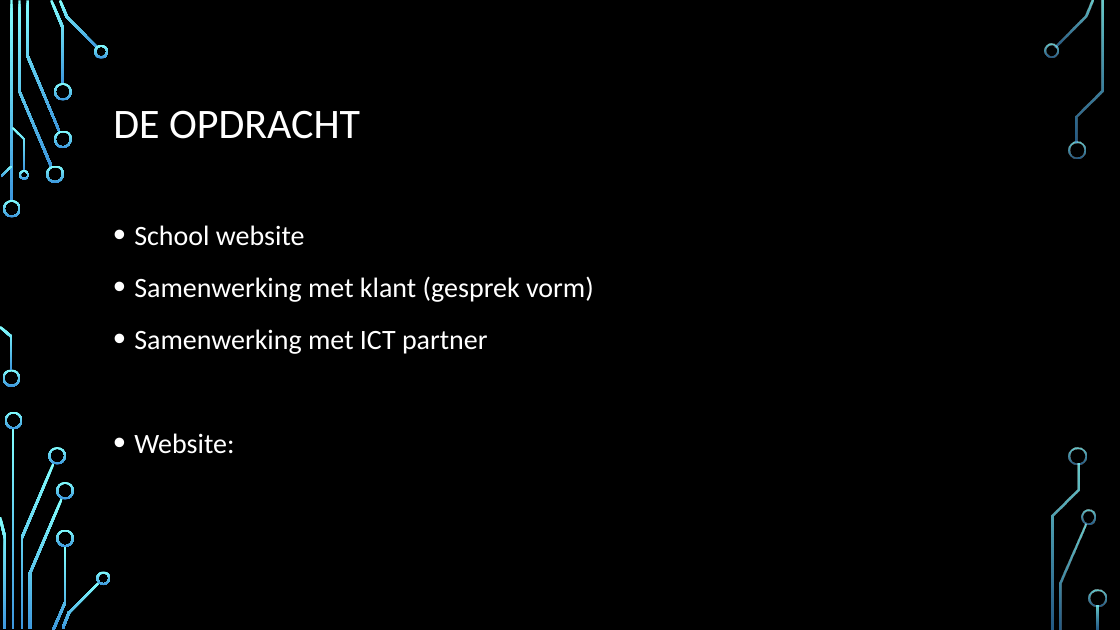
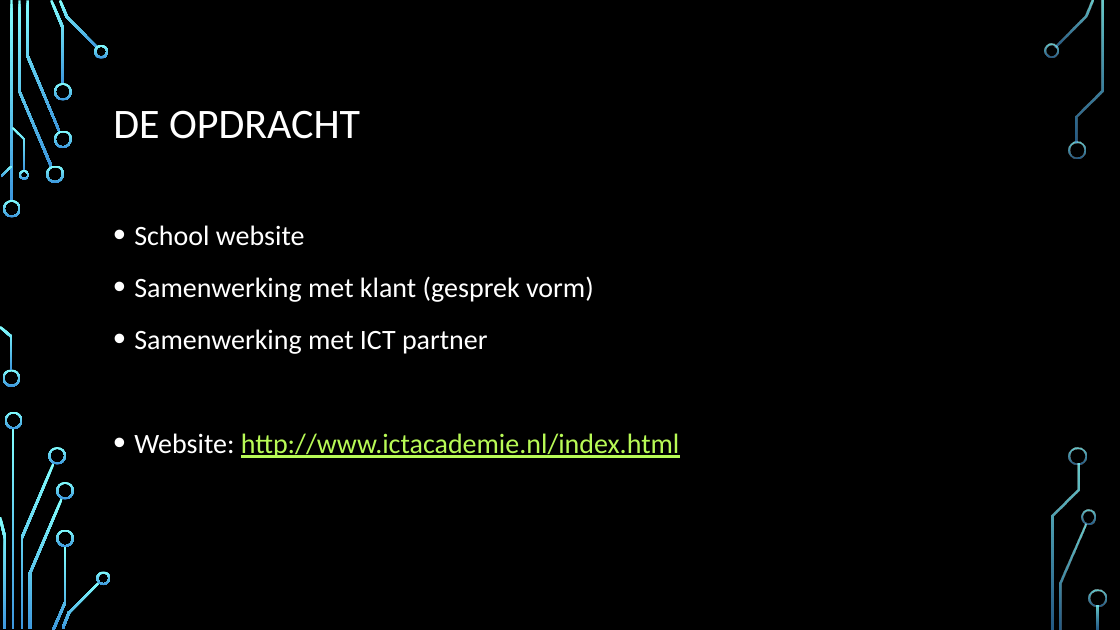
Before and after one commit to dphoeng/ICT_Academie_Website, a slide deck: slide 3 of power/Project Presentatie.pptx. Drawn at 1120x630 pixels with LibreOffice and Linux fonts; fonts in the diff are those of the drawing; background and template pictures are left out. Boxes give left, top, right and bottom in pixels: in the first picture for what was removed or moved away, otherwise in the second. Text is boxed around its words. In the diff, an @@ line names an element or a change of style, - is before the commit and + after.

Commit message:
updated powerpoint

```diff
--- a/power/Project Presentatie.pptx
+++ b/power/Project Presentatie.pptx
@@ text at (134,433,680,458): text changed; text colour #FFFFFF to #B8FA56 @@
-• Website:
+• Website: http://www.ictacademie.nl/index.html
```
Also in this commit, not shown: 1 other slide changed.
